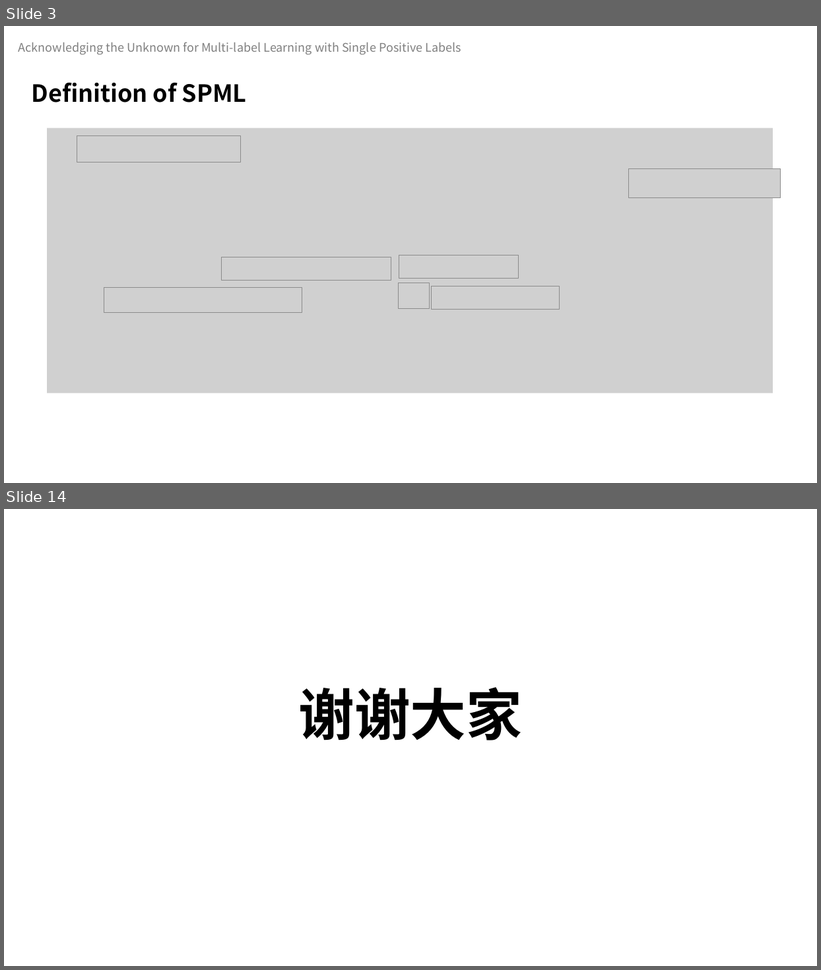
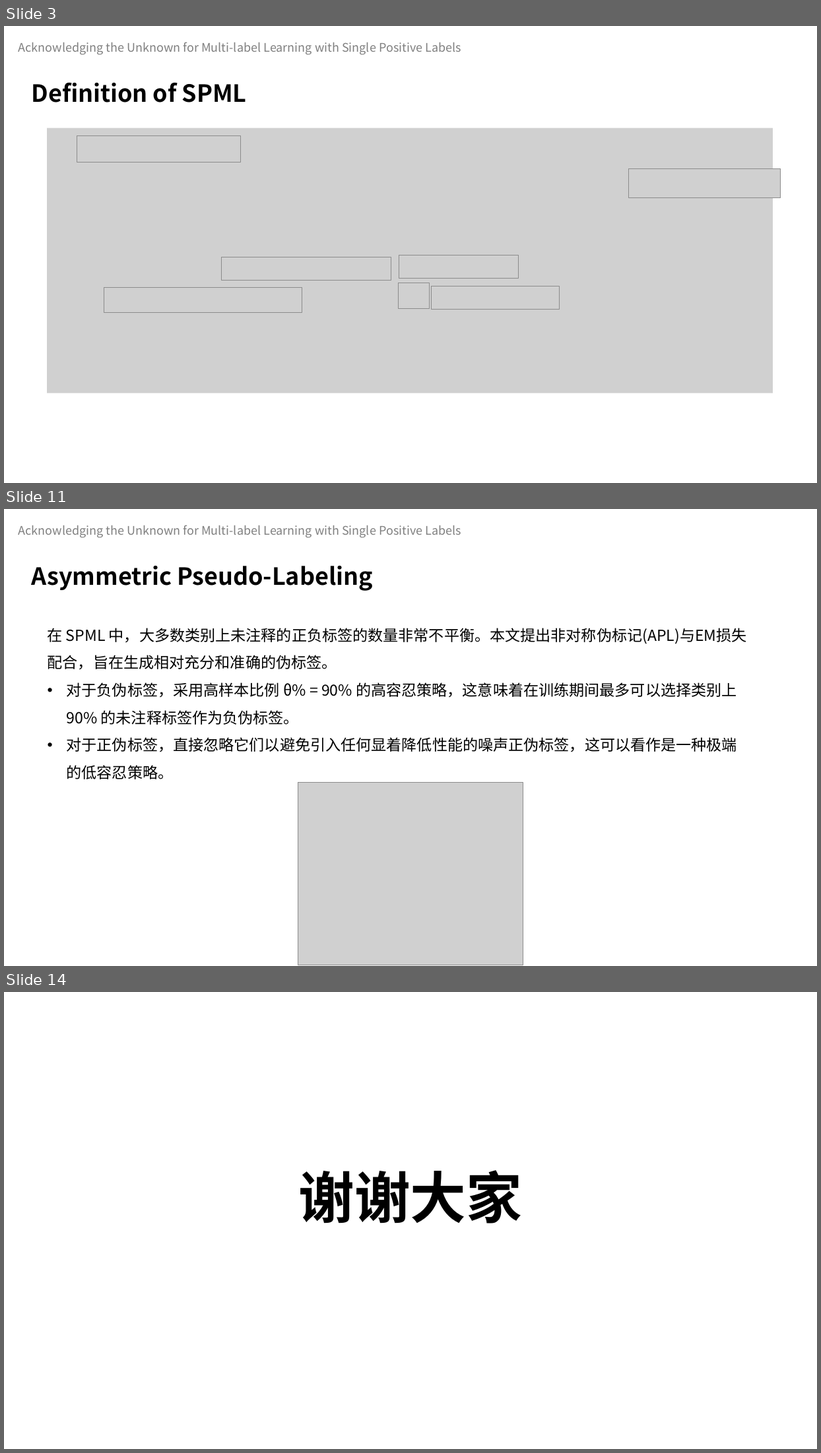
Before and after one commit to celeste-lingshi/Celeste, a slide deck: 汇报/23.4.28组会 项桂巳雨.pptx. Shown one above the other, each under a label of ours: slides 3 and 14 before the commit, slides 3, 11 and 14 after it; the slides between them are not shown. The pictures are 821x970 and 821x1453 pixels, drawn with LibreOffice and Linux fonts; fonts in the diff are those of the drawing; grey boxes stand for pictures. Boxes give left, top, right and bottom in pixels: in the first picture for what was removed or moved away, otherwise in the second. Text is boxed around its words. In the diff, an @@ line names an element or a change of style, - is before the commit and + after.

```diff
--- a/汇报/23.4.28组会 项桂巳雨.pptx
+++ b/汇报/23.4.28组会 项桂巳雨.pptx
@@ slide 11 added at box(4, 509, 817, 966), background #FFFFFF @@
@@ text added at box(19, 525, 461, 538), 14 pt, text #808080 @@
+Acknowledging the Unknown for Multi-label Learning with Single Positive Labels
@@ text added at box(32, 566, 373, 591), 28 pt, text #000000, bold @@
+Asymmetric Pseudo-Labeling
@@ text added at box(48, 628, 747, 780), 18 pt, text #000000 @@
+在 SPML 中，大多数类别上未注释的正负标签的数量非常不平衡。本文提出非对称伪标记(APL)与EM损失配合，旨在生成相对充分和准确的伪标签。
+• 对于负伪标签，采用高样本比例 θ% = 90% 的高容忍策略，这意味着在训练期间最多可以选择类别上 90% 的未注释标签作为负伪标签。
+• 对于正伪标签，直接忽略它们以避免引入任何显着降低性能的噪声正伪标签，这可以看作是一种极端的低容忍策略。
@@ picture added at box(298, 783, 523, 966) @@
```
Also in this commit, not shown: 4 slides changed, 5 other slides added, 6 slides removed, 2 other files.
